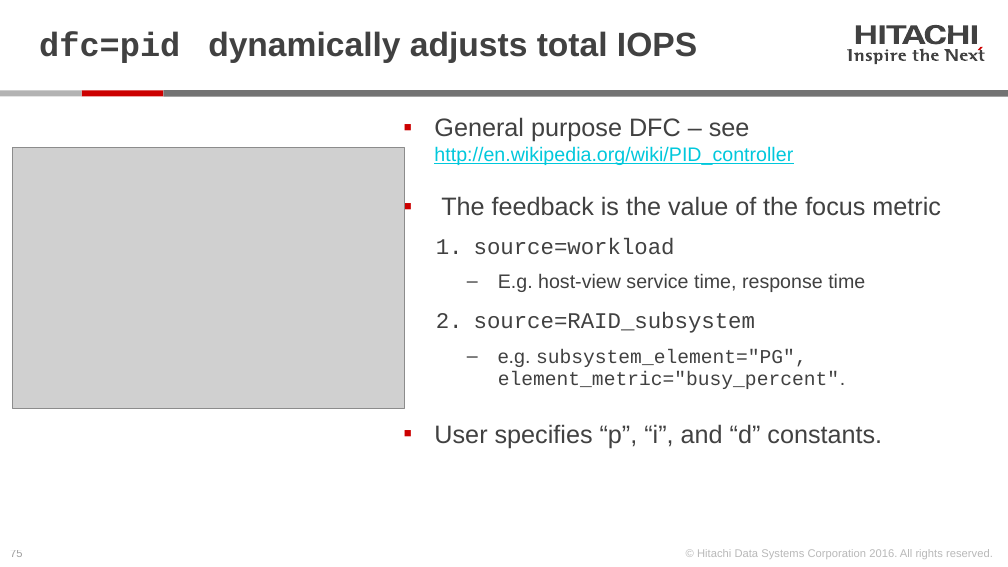
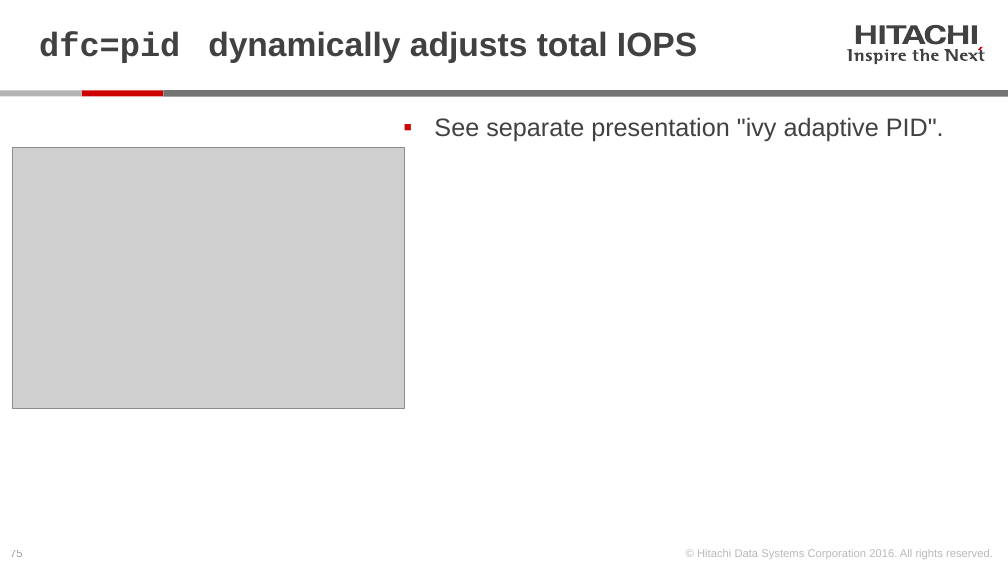
Before and after one commit to Hitachi-Data-Systems/ivy, a slide deck: slide 75 of doc/Programming the ivy engine.pptx. Drawn at 1008x567 pixels with LibreOffice and Linux fonts; fonts in the diff are those of the drawing; grey boxes stand for pictures. Boxes give left, top, right and bottom in pixels: in the first picture for what was removed or moved away, otherwise in the second. Text is boxed around its words. In the diff, an @@ line names an element or a change of style, - is before the commit and + after.

Commit message:
adaptive PID

```diff
--- a/doc/Programming the ivy engine.pptx
+++ b/doc/Programming the ivy engine.pptx
@@ text at (434,117,944,142): text changed; size 14 to 18 pt @@
-▪ General purpose DFC – see http://en.wikipedia.org/wiki/PID_controller
-▪ The feedback is the value of the focus metric
-  1. source=workload
-    ‒ E.g. host-view service time, response time
-  2. source=RAID_subsystem
-    ‒ e.g. subsystem_element="PG", element_metric="busy_percent".
-▪ User specifies “p”, “i”, and “d” constants.
+▪ See separate presentation "ivy adaptive PID".
```
Also in this commit, not shown: 3 other slides changed, 2 slides removed, 14 other files.
